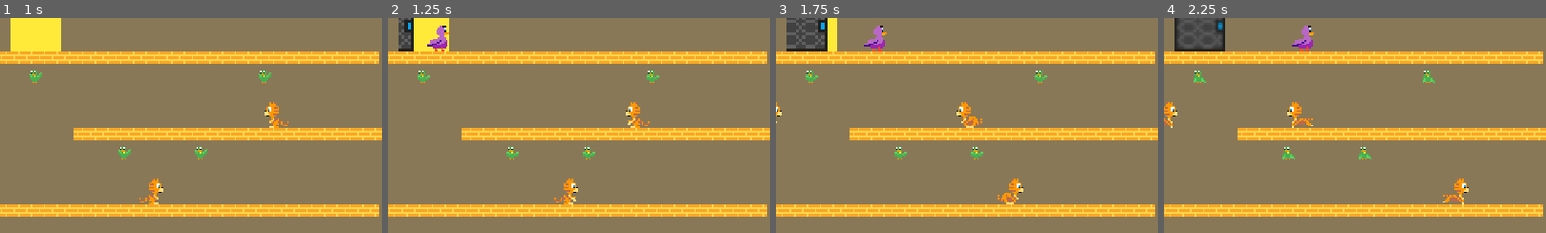
Above: before the commit, frames 1-4 (left to right).
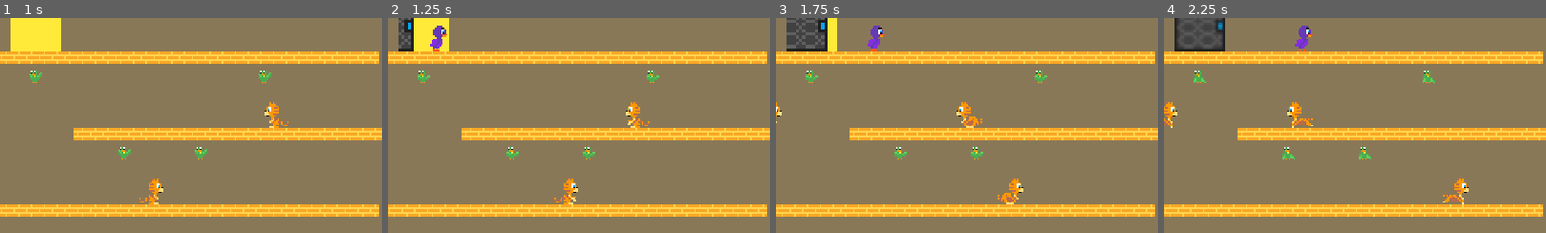
Above: after the commit, the same moments.

Repository: jordanhalase/Capstone6
Game: Godot game, scene res://Maps/BasicMap.tscn
Same seed, same stepped clock (60 frames per second), same inputs: the game is played once before the commit and once after it.
Inputs (mouse positions are % of the whole screen's width and height, from its top left):
- Up to frame 1 (1 s): tap Enter at 0.5 s; move the mouse to (72, 45) at 0.52 s; hold Right (ui_right) from 0.53 s (still down); click (72, 45) at 0.67 s
- Up to frame 2 (1.25 s): keep holding Right (ui_right)
- Up to frame 3 (1.75 s): release Right (ui_right) at 1.25 s; drag from (30, 55) to (50, 18) at 1.27 s
- Up to frame 4 (2.25 s): move the mouse to (60, 28) at 2.02 s; hold Right (ui_right) from 2.03 s (still down)
The pictures show only the part of the screen within x 45-95%, y 16-66%; the shares and areas given below are measured in that part.

Frame 1 is identical in both runs. In frame 2, 0.4% of the frame differs, in the area x 10-16%, y 3-16%; in frame 3, 0.4%; in frame 4, 0.4%, in the area x 33-40%, y 3-16%.

Commit message:
Main bird update
-Updated bird to fit the game better
-Bird flies when jumping

Diff:
--- a/Nodes/HUD.tscn
+++ b/Nodes/HUD.tscn
@@ -30,7 +30,6 @@
 text = "0"
 align = 1
 valign = 1
-percent_visible = -1.0
 __meta__ = {
 "_edit_group_": true,
 "_edit_use_anchors_": false
--- a/Nodes/Player.tscn
+++ b/Nodes/Player.tscn
@@ -1,7 +1,9 @@
-[gd_scene load_steps=5 format=2]
+[gd_scene load_steps=8 format=2]
 
-[ext_resource path="res://Sprites/Mainbird/mainbirdside.png" type="Texture" id=1]
+[ext_resource path="res://Sprites/Mainbird/sidefacing.png" type="Texture" id=1]
 [ext_resource path="res://Scripts/Player.gd" type="Script" id=2]
+[ext_resource path="res://Sprites/Mainbird/sidefacing2.png" type="Texture" id=3]
+[ext_resource path="res://Sprites/Mainbird/mainbirdfly.png" type="Texture" id=4]
 
 [sub_resource type="RectangleShape2D" id=1]
 extents = Vector2( 4, 6 )
@@ -9,13 +11,23 @@
 [sub_resource type="RectangleShape2D" id=2]
 extents = Vector2( 4, 4 )
 
+[sub_resource type="SpriteFrames" id=3]
+animations = [ {
+"frames": [ ExtResource( 1 ), ExtResource( 3 ) ],
+"loop": true,
+"name": "walk",
+"speed": 5.0
+}, {
+"frames": [ ExtResource( 4 ) ],
+"loop": true,
+"name": "fly",
+"speed": 5.0
+} ]
+
 [node name="player" type="KinematicBody2D"]
 collision_layer = 2147483650
 collision_mask = 2147483649
 script = ExtResource( 2 )
-
-[node name="Sprite" type="Sprite" parent="."]
-texture = ExtResource( 1 )
 
 [node name="CollisionShape2D" type="CollisionShape2D" parent="."]
 position = Vector2( 0, 2 )
@@ -31,4 +43,9 @@
 
 [node name="CollisionShape2D" type="CollisionShape2D" parent="Area2D"]
 shape = SubResource( 2 )
+
+[node name="AnimatedSprite" type="AnimatedSprite" parent="."]
+frames = SubResource( 3 )
+animation = "walk"
+playing = true
 [connection signal="body_entered" from="Area2D" to="." method="_on_Area2D_body_entered"]
--- a/Scripts/Player.gd
+++ b/Scripts/Player.gd
@@ -28,12 +28,12 @@
 
 	if Input.is_action_pressed("ui_right"):
 		# player moving right
-		$Sprite.set_flip_h(false)
+		$AnimatedSprite.set_flip_h(false)
 		velocity.x = min(velocity.x + ACCELERATION, MAX_HSPEED)
 
 	elif Input.is_action_pressed("ui_left"):
 		# player moving left
-		$Sprite.set_flip_h(true)
+		$AnimatedSprite.set_flip_h(true)
 		velocity.x = max(velocity.x - ACCELERATION, -MAX_HSPEED)
 
 	# Check if the player is on the floor
@@ -42,18 +42,20 @@
 		if Input.is_action_pressed("ui_up"):
 			# player jumping
 			velocity.y = -JUMP_HEIGHT
+			$AnimatedSprite.play("fly");
 			#player shooting
 			if hasThrowable:
 				var weapon = WEAPON.instance()
 				get_parent().add_child(weapon)
 				#chooses which side to shoot from
-				if $Sprite.flip_h == false:
+				if $AnimatedSprite.flip_h == false:
 					weapon.position = $ShootRight.global_position
 				else:
 					weapon.position = $ShootLeft.global_position
 					weapon.direction = -1
-
 			hasThrowable = false
+		else:
+			$AnimatedSprite.play("walk");
 		if velocity.x >= 0:
 			velocity.x = max(0, velocity.x - FRICTION)
 		else:
Binary file added: Sprites/Mainbird/frontfacing.png
Not shown, changed: Sprites/Mainbird/frontfacing.png.import
Binary file changed: Sprites/Mainbird/mainbirdfly.png
Binary file removed: Sprites/Mainbird/mainbirdfront.png
Binary file removed: Sprites/Mainbird/mainbirdslide.png
Binary file added: Sprites/Mainbird/sidefacing.png
Not shown, added: Sprites/Mainbird/sidefacing.png.import
Binary file added: Sprites/Mainbird/sidefacing2.png
Not shown, changed: Sprites/Mainbird/sidefacing2.png.import
